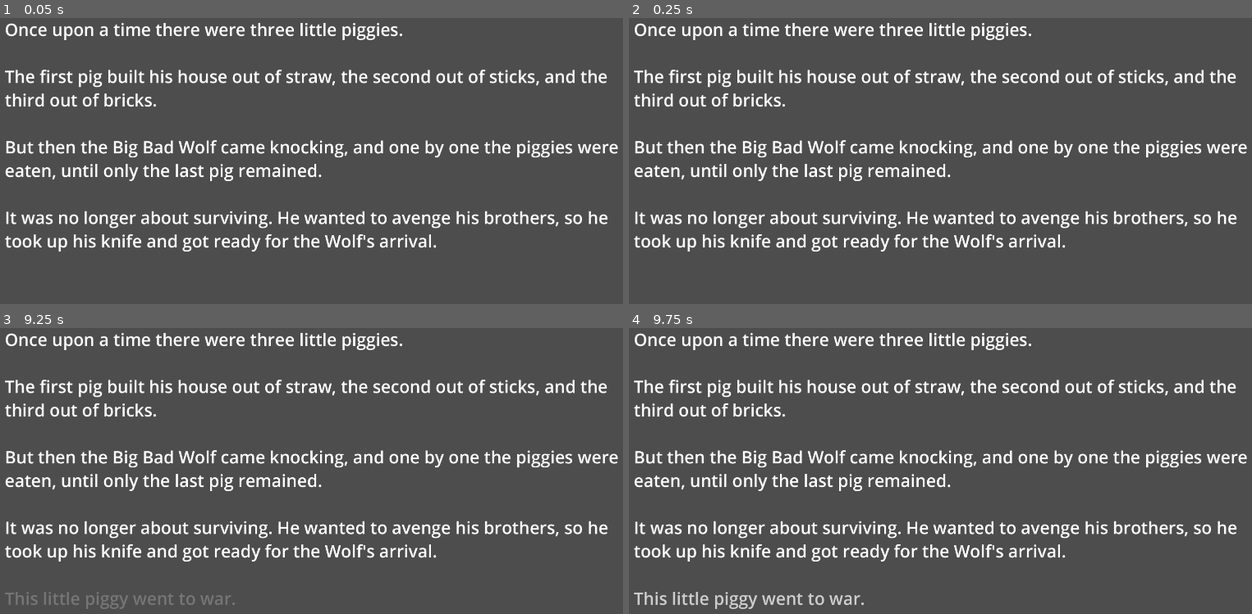
Above: before the commit, frames 1-4 (two rows, left to right).
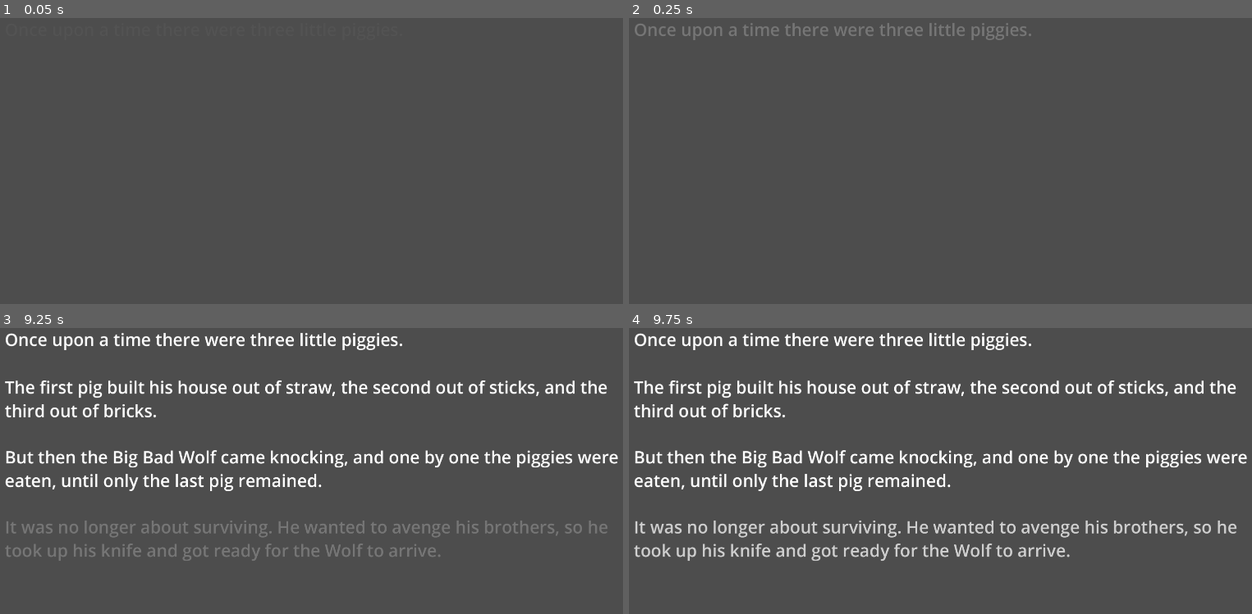
Above: after the commit, the same moments.

Repository: VeryVeryCoolName/atestathorror
Game: Godot game, scene res://Scenes/intro_lore.tscn
The game is run twice, just before and just after one commit, with the same random seed, the same clock (stepped at 60 frames per second) and the same inputs. This scene is started directly instead of the project's main scene. Sound files missing from this copy of the repository are replaced by a short silence.
Inputs:
- Up to frame 1 (0.05 s): no input
- Up to frame 2 (0.25 s): no input
- Up to frame 3 (9.25 s): hold D (MoveRight) 0.53-1.28 s; tap Z (Attack) every 0.75 s from 0.6 to 8.85 s; tap Enter at 1.25, 2.75, 5 s; hold S (MoveDown) 1.28-2.03 s; tap Space at 2, 4.25, 5.75 s; hold D (MoveRight) 2.03-2.78 s; hold W (MoveUp) 2.78-3.53 s; hold A (MoveLeft) 3.53-5.03 s; hold S (MoveDown) 5.03-5.78 s; hold D (MoveRight) 5.78-6.53 s; hold W (MoveUp) 6.53-7.28 s; hold D (MoveRight) 7.28-8.03 s; hold S (MoveDown) 8.03-8.78 s; hold A (MoveLeft) from 8.78 s (still down)
- Up to frame 4 (9.75 s): release A (MoveLeft) at 9.53 s; hold W (MoveUp) from 9.53 s (still down); tap Z (Attack) at 9.6 s

The runs differ from the first frame. In frame 1, 9.2% of the frame differs, in the area x 0-100%, y 1-82%; in frame 2, 9.1%; in frame 3, 4.8%; in frame 4, 5.0%.

Commit message:
intro cutscene update

Diff:
--- a/Scenes/Into_Cutscene_Text_Fade.gd
+++ /dev/null
@@ -1,4 +0,0 @@
-extends RichTextLabel
-
-func _ready():
-	$AnimationPlayer.play("fade_in")
--- a/Scenes/intro_lore.tscn
+++ b/Scenes/intro_lore.tscn
@@ -1,22 +1,6 @@
-[gd_scene load_steps=5 format=3 uid="uid://clavyn4086ofh"]
-
-[ext_resource type="Script" uid="uid://bhjyarfw2tpc5" path="res://Scenes/Into_Cutscene_Text_Fade.gd" id="1_v2ywt"]
-
-[sub_resource type="Animation" id="Animation_v2ywt"]
-resource_name = "fade_in"
-length = 10.0
-tracks/0/type = "value"
-tracks/0/imported = false
-tracks/0/enabled = true
-tracks/0/path = NodePath(".:modulate")
-tracks/0/interp = 1
-tracks/0/loop_wrap = true
-tracks/0/keys = {
-"times": PackedFloat32Array(9, 10),
-"transitions": PackedFloat32Array(1, 1),
-"update": 0,
-"values": [Color(1, 1, 1, 0), Color(1, 1, 1, 1)]
-}
+[gd_scene load_steps=9 format=3 uid="uid://clavyn4086ofh"]
+
+[ext_resource type="Script" uid="uid://bhjyarfw2tpc5" path="res://Scripts/Into_Cutscene_Text_Fade.gd" id="1_v2ywt"]
 
 [sub_resource type="Animation" id="Animation_exhv1"]
 length = 0.001
@@ -31,23 +15,113 @@
 "transitions": PackedFloat32Array(1),
 "update": 0,
 "values": [Color(1, 1, 1, 1)]
+}
+
+[sub_resource type="Animation" id="Animation_v2ywt"]
+resource_name = "fade_in1"
+tracks/0/type = "value"
+tracks/0/imported = false
+tracks/0/enabled = true
+tracks/0/path = NodePath(".:modulate")
+tracks/0/interp = 1
+tracks/0/loop_wrap = true
+tracks/0/keys = {
+"times": PackedFloat32Array(0, 1),
+"transitions": PackedFloat32Array(1, 1),
+"update": 0,
+"values": [Color(1, 1, 1, 0), Color(1, 1, 1, 1)]
+}
+
+[sub_resource type="Animation" id="Animation_h2vi6"]
+resource_name = "fade_in2"
+length = 4.0
+tracks/0/type = "value"
+tracks/0/imported = false
+tracks/0/enabled = true
+tracks/0/path = NodePath(".:modulate")
+tracks/0/interp = 1
+tracks/0/loop_wrap = true
+tracks/0/keys = {
+"times": PackedFloat32Array(3, 4),
+"transitions": PackedFloat32Array(1, 1),
+"update": 0,
+"values": [Color(1, 1, 1, 0), Color(1, 1, 1, 1)]
+}
+
+[sub_resource type="Animation" id="Animation_3f3p2"]
+resource_name = "fade_in3"
+length = 7.0
+tracks/0/type = "value"
+tracks/0/imported = false
+tracks/0/enabled = true
+tracks/0/path = NodePath(".:modulate")
+tracks/0/interp = 1
+tracks/0/loop_wrap = true
+tracks/0/keys = {
+"times": PackedFloat32Array(6, 7),
+"transitions": PackedFloat32Array(1, 1),
+"update": 0,
+"values": [Color(1, 1, 1, 0), Color(1, 1, 1, 1)]
+}
+
+[sub_resource type="Animation" id="Animation_exs7l"]
+resource_name = "fade_in4"
+length = 10.0
+tracks/0/type = "value"
+tracks/0/imported = false
+tracks/0/enabled = true
+tracks/0/path = NodePath(".:modulate")
+tracks/0/interp = 1
+tracks/0/loop_wrap = true
+tracks/0/keys = {
+"times": PackedFloat32Array(9, 10),
+"transitions": PackedFloat32Array(1, 1),
+"update": 0,
+"values": [Color(1, 1, 1, 0), Color(1, 1, 1, 1)]
+}
+
+[sub_resource type="Animation" id="Animation_bwek8"]
+resource_name = "fade_in5"
+length = 14.5
+tracks/0/type = "value"
+tracks/0/imported = false
+tracks/0/enabled = true
+tracks/0/path = NodePath(".:modulate")
+tracks/0/interp = 1
+tracks/0/loop_wrap = true
+tracks/0/keys = {
+"times": PackedFloat32Array(13.033334, 14.5),
+"transitions": PackedFloat32Array(1, 1),
+"update": 0,
+"values": [Color(1, 1, 1, 0), Color(1, 1, 1, 1)]
 }
 
 [sub_resource type="AnimationLibrary" id="AnimationLibrary_h2vi6"]
 _data = {
 &"RESET": SubResource("Animation_exhv1"),
-&"fade_in": SubResource("Animation_v2ywt")
-}
-
-[node name="Control" type="Control"]
+&"fade_in1": SubResource("Animation_v2ywt"),
+&"fade_in2": SubResource("Animation_h2vi6"),
+&"fade_in3": SubResource("Animation_3f3p2"),
+&"fade_in4": SubResource("Animation_exs7l"),
+&"fade_in5": SubResource("Animation_bwek8")
+}
+
+[node name="Control" type="Control" node_paths=PackedStringArray("animationPlayer1", "animationPlayer2", "animationPlayer3", "animationPlayer4", "animationPlayer5")]
 layout_mode = 3
 anchors_preset = 15
 anchor_right = 1.0
 anchor_bottom = 1.0
 grow_horizontal = 2
 grow_vertical = 2
+script = ExtResource("1_v2ywt")
+animationPlayer1 = NodePath("RichTextLabel6/AnimationPlayer")
+animationPlayer2 = NodePath("RichTextLabel5/AnimationPlayer")
+animationPlayer3 = NodePath("RichTextLabel4/AnimationPlayer")
+animationPlayer4 = NodePath("RichTextLabel3/AnimationPlayer")
+animationPlayer5 = NodePath("RichTextLabel2/AnimationPlayer")
 
 [node name="RichTextLabel" type="RichTextLabel" parent="."]
+visible = false
 layout_mode = 0
 offset_left = 50.0
 offset_top = 30.0
@@ -56,11 +130,63 @@
 theme_override_font_sizes/normal_font_size = 50
 text = "Once upon a time there were three little piggies.
 
-The first pig built his house out of straw, the second out of sticks, and the third out of bricks.
-
-But then the Big Bad Wolf came knocking, and one by one the piggies were eaten, until only the last pig remained.
-
-It was no longer about surviving. He wanted to avenge his brothers, so he took up his knife and got ready for the Wolf's arrival."
+The first pig built his house out of straw, the second out of sticks, and the third out of bricks."
+
+[node name="RichTextLabel6" type="RichTextLabel" parent="."]
+layout_mode = 0
+offset_left = 50.0
+offset_top = 30.0
+offset_right = 1870.0
+offset_bottom = 180.0
+theme_override_font_sizes/normal_font_size = 50
+text = "Once upon a time there were three little piggies."
+
+[node name="AnimationPlayer" type="AnimationPlayer" parent="RichTextLabel6"]
+libraries = {
+&"": SubResource("AnimationLibrary_h2vi6")
+}
+
+[node name="RichTextLabel5" type="RichTextLabel" parent="."]
+layout_mode = 0
+offset_left = 50.0
+offset_top = 170.0
+offset_right = 1870.0
+offset_bottom = 320.0
+theme_override_font_sizes/normal_font_size = 50
+text = "The first pig built his house out of straw, the second out of sticks, and the third out of bricks."
+
+[node name="AnimationPlayer" type="AnimationPlayer" parent="RichTextLabel5"]
+libraries = {
+&"": SubResource("AnimationLibrary_h2vi6")
+}
+
+[node name="RichTextLabel4" type="RichTextLabel" parent="."]
+layout_mode = 0
+offset_left = 50.0
+offset_top = 375.0
+offset_right = 1870.0
+offset_bottom = 525.0
+theme_override_font_sizes/normal_font_size = 50
+text = "But then the Big Bad Wolf came knocking, and one by one the piggies were eaten, until only the last pig remained."
+
+[node name="AnimationPlayer" type="AnimationPlayer" parent="RichTextLabel4"]
+libraries = {
+&"": SubResource("AnimationLibrary_h2vi6")
+}
+
+[node name="RichTextLabel3" type="RichTextLabel" parent="."]
+layout_mode = 0
+offset_left = 50.0
+offset_top = 580.0
+offset_right = 1870.0
+offset_bottom = 730.0
+theme_override_font_sizes/normal_font_size = 50
+text = "It was no longer about surviving. He wanted to avenge his brothers, so he took up his knife and got ready for the Wolf to arrive."
+
+[node name="AnimationPlayer" type="AnimationPlayer" parent="RichTextLabel3"]
+libraries = {
+&"": SubResource("AnimationLibrary_h2vi6")
+}
 
 [node name="RichTextLabel2" type="RichTextLabel" parent="."]
 layout_mode = 0
@@ -70,7 +196,6 @@
 offset_bottom = 890.0
 theme_override_font_sizes/normal_font_size = 50
 text = "This little piggy went to war."
-script = ExtResource("1_v2ywt")
 
 [node name="AnimationPlayer" type="AnimationPlayer" parent="RichTextLabel2"]
 libraries = {
--- /dev/null
+++ b/Scripts/Into_Cutscene_Text_Fade.gd
@@ -0,0 +1,14 @@
+extends Node
+
+@export var animationPlayer1 : AnimationPlayer
+@export var animationPlayer2 : AnimationPlayer
+@export var animationPlayer3 : AnimationPlayer
+@export var animationPlayer4 : AnimationPlayer
+@export var animationPlayer5 : AnimationPlayer
+
+func _ready():
+	animationPlayer1.play("fade_in1")
+	animationPlayer2.play("fade_in2")
+	animationPlayer3.play("fade_in3")
+	animationPlayer4.play("fade_in4")
+	animationPlayer5.play("fade_in5")
Renamed: Scenes/Into_Cutscene_Text_Fade.gd.uid -> Scripts/Into_Cutscene_Text_Fade.gd.uid
